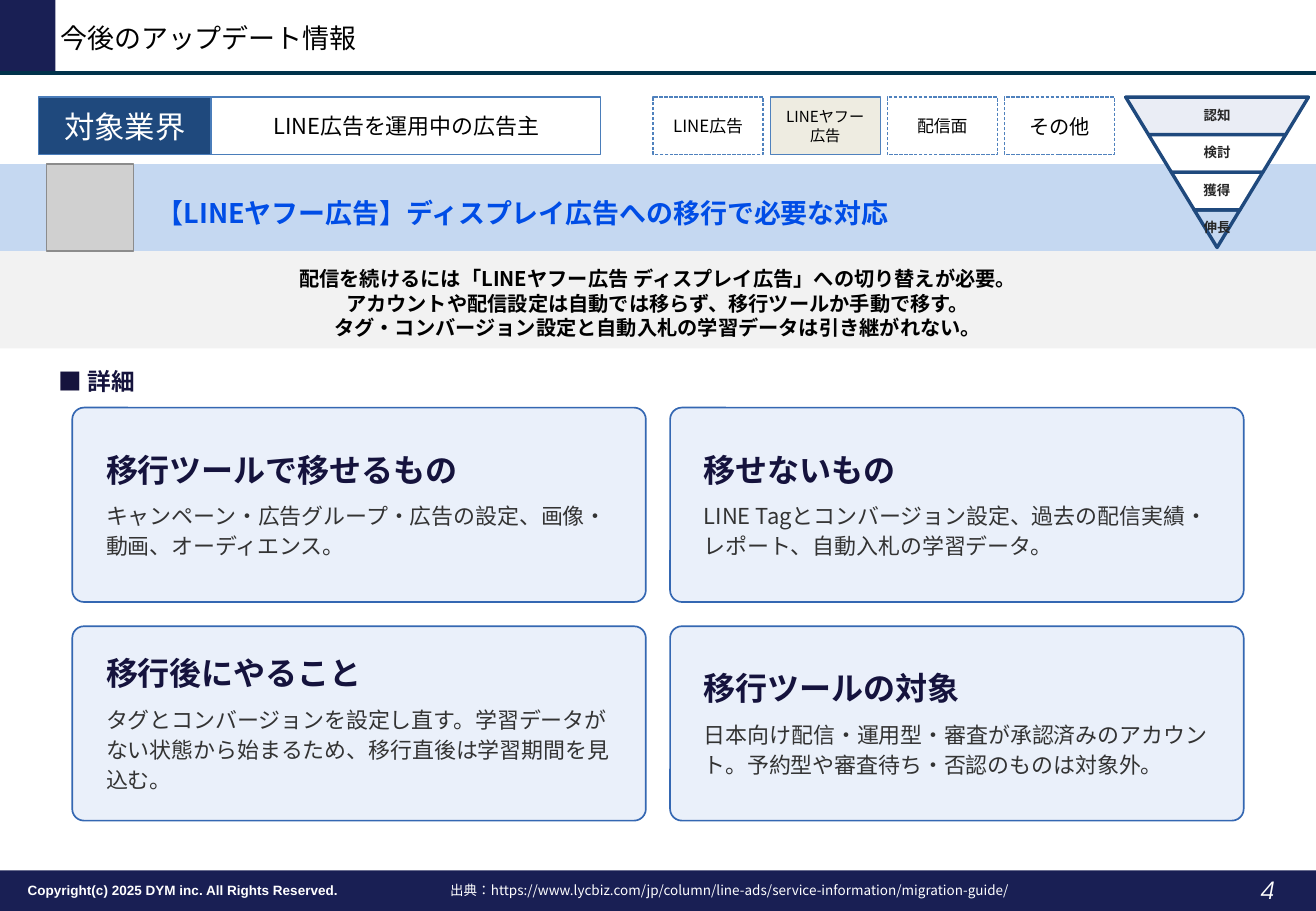
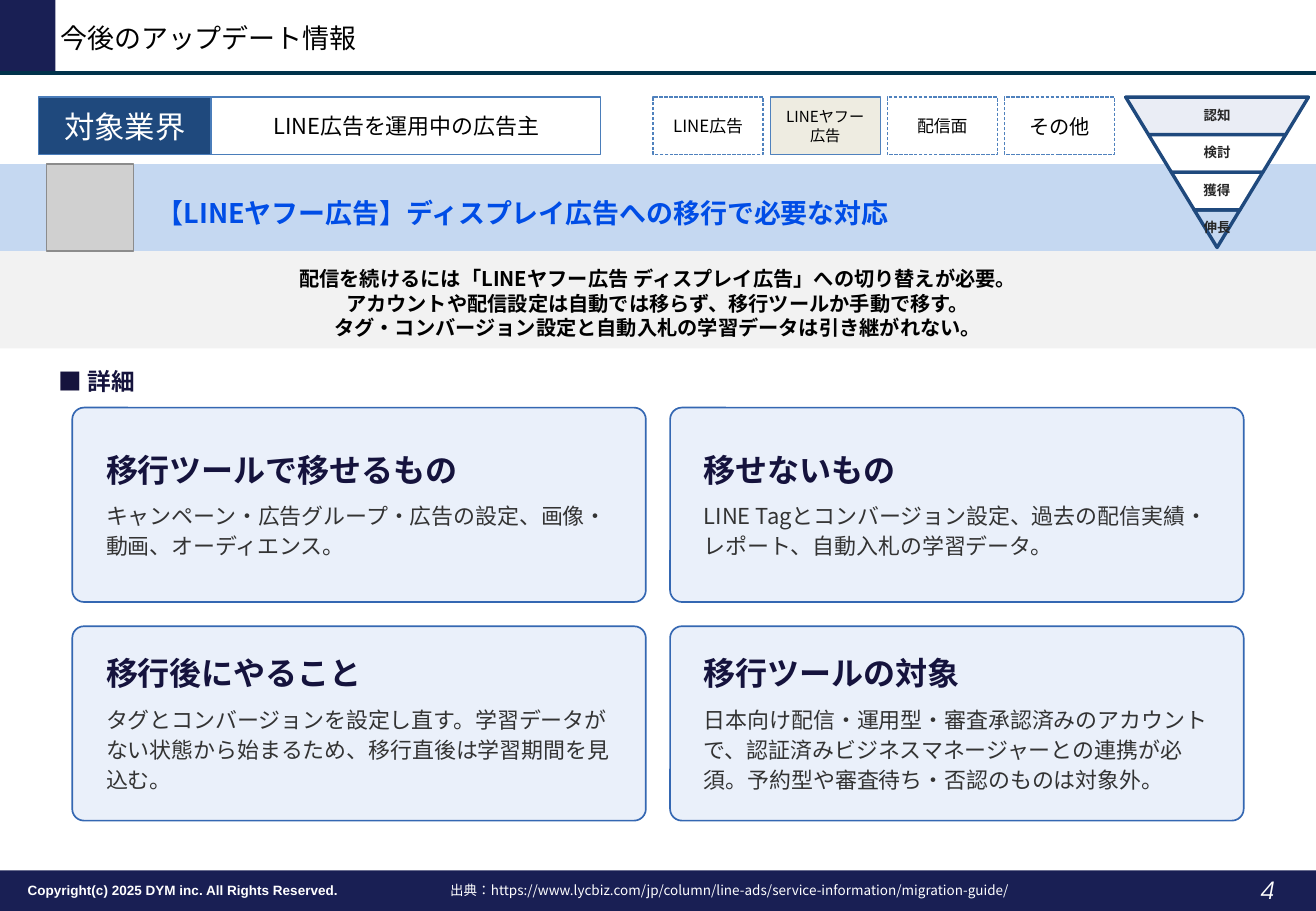
Before and after one commit to tonomura-r-dev/folder, a slide deck: slide 4 of LINE広告トレンドレポート_2026年10月.pptx. Drawn at 1316x911 pixels with LibreOffice and Linux fonts; fonts in the diff are those of the drawing; grey boxes stand for pictures; background and template pictures are left out. Boxes give left, top, right and bottom in pixels: in the first picture for what was removed or moved away, otherwise in the second. Text is boxed around its words. In the diff, an @@ line names an element or a change of style, - is before the commit and + after.

```diff
--- a/LINE広告トレンドレポート_2026年10月.pptx
+++ b/LINE広告トレンドレポート_2026年10月.pptx
@@ text in rounded rectangle at (704,709,1207,790): text changed @@
-日本向け配信・運用型・審査が承認済みのアカウント。予約型や審査待ち・否認のものは対象外。
+日本向け配信・運用型・審査承認済みのアカウントで、認証済みビジネスマネージャーとの連携が必須。予約型や審査待ち・否認のものは対象外。
```
Also in this commit, not shown: 1 other slide changed, 1 other file.
